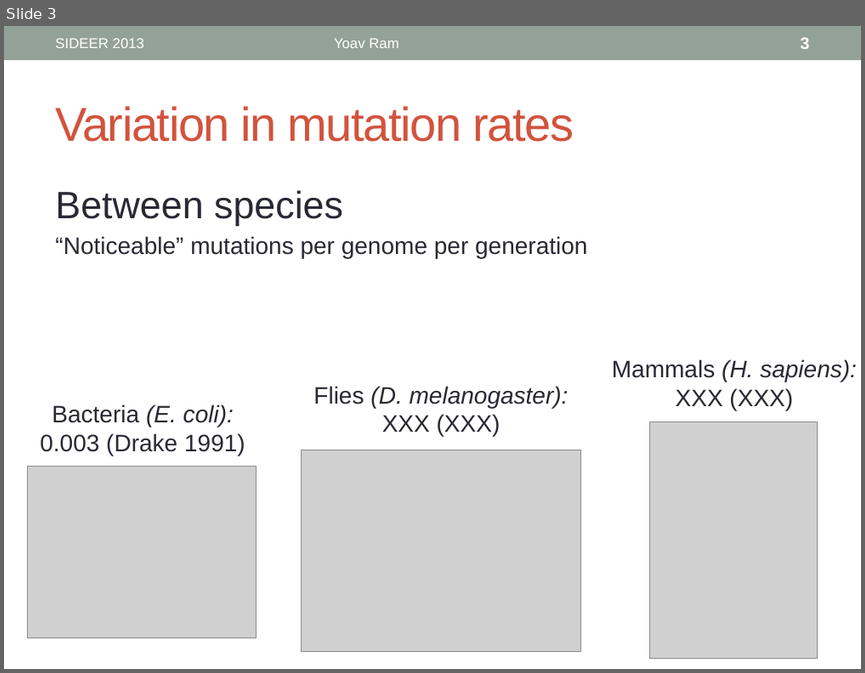
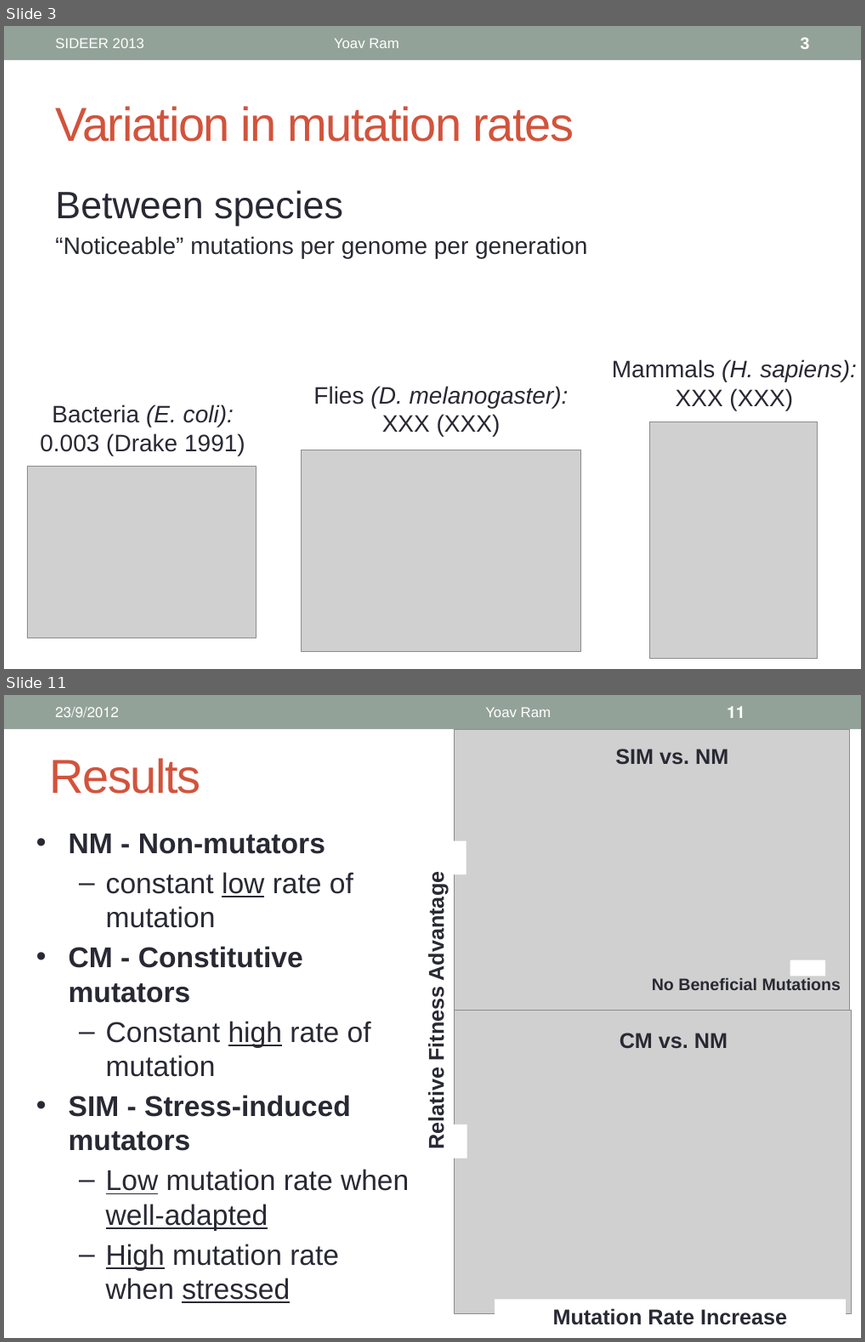
Before and after one commit to yoavram/SIDEER2013, a slide deck: presentation.pptx. Shown one above the other, each under a label of ours: slide 3 before the commit, slides 3 and 11 after it; the slides between them are not shown. The pictures are 865x673 and 865x1342 pixels, drawn with LibreOffice and Linux fonts; fonts in the diff are those of the drawing; grey boxes stand for pictures. Boxes give left, top, right and bottom in pixels: in the first picture for what was removed or moved away, otherwise in the second. Text is boxed around its words. In the diff, an @@ line names an element or a change of style, - is before the commit and + after.

```diff
--- a/presentation.pptx
+++ b/presentation.pptx
@@ slide 11 added at box(4, 695, 861, 1338), background #FFFFFF; not listed: 1 template element that a slide beside it also shows @@
@@ text added at box(55, 707, 119, 717), 12 pt, text #FFFFFF @@
+23/9/2012
@@ text added at box(485, 707, 551, 717), 12 pt, text #FFFFFF @@
+Yoav Ram
@@ page number added at box(726, 706, 745, 718), 14 pt, text #FFFFFF, bold @@
+11
@@ title added at box(50, 758, 201, 794), 40 pt, text #D2533C @@
+Results
@@ rectangle added at box(418, 755, 453, 1266), fill #FFFFFF, 18 pt, text #292934, bold @@
+Relative Fitness Advantage
@@ text added at box(69, 834, 409, 1270), 24 pt, text #292934 @@
+• NM - Non-mutators
+  – constant low rate of mutation
+• CM - Constitutive mutators
+  – Constant high rate of mutation
+• SIM - Stress-induced mutators
+  – Low mutation rate when well-adapted
+  – High mutation rate when stressed
@@ rectangle added at box(453, 840, 466, 874), fill #FFFFFF @@
@@ rectangle added at box(789, 959, 825, 976), fill #FFFFFF @@
@@ text added at box(652, 978, 841, 990), 14 pt, text #292934, bold @@
+No Beneficial Mutations
@@ group added at box(454, 729, 851, 1333): 2 pictures, 2 texts, 1 rectangle @@
+Mutation Rate Increase
+SIM vs. NM
+CM vs. NM
@@ rectangle added at box(454, 1124, 467, 1157), fill #FFFFFF @@
```
Also in this commit, not shown: 3 slides changed, 8 other slides added.
